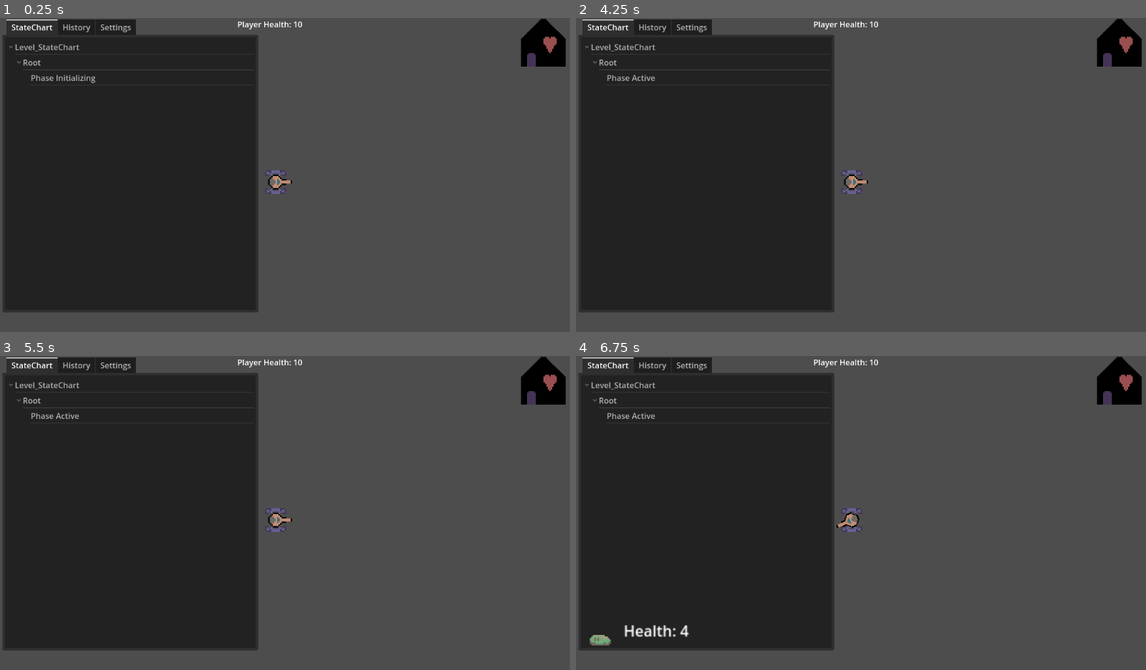
Above: before the commit, frames 1-4 (two rows, left to right).
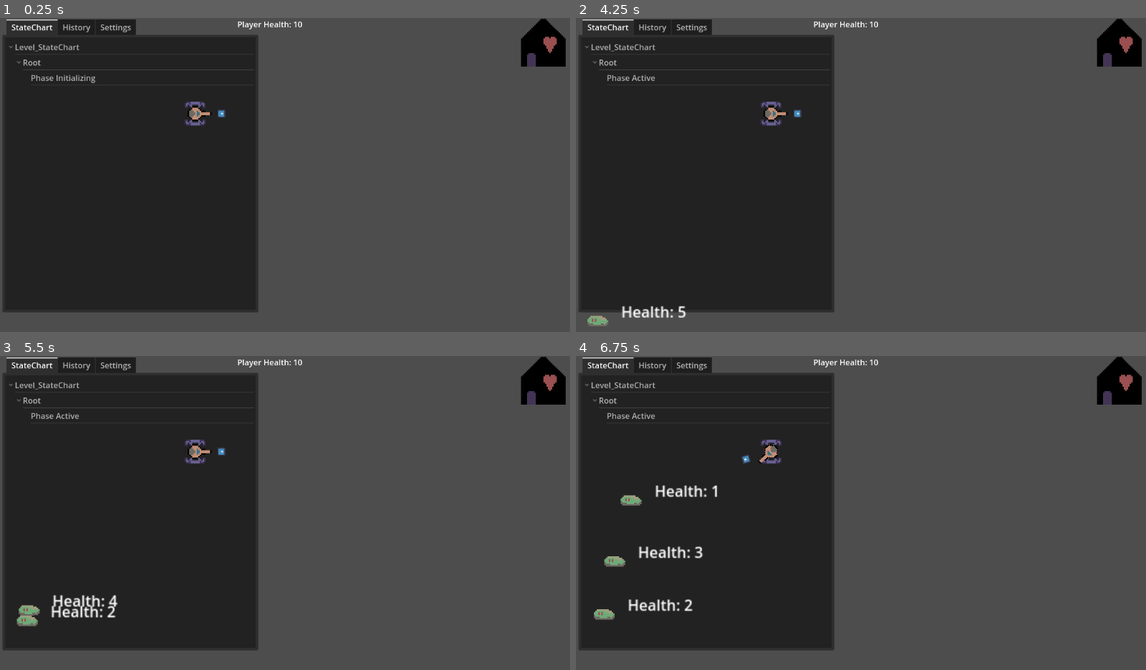
Above: after the commit, the same moments.

Repository: Jehree/GD4-TowerDefense
Game: Godot game, scene res://Scenes/Level01.tscn
Two runs of this game, one before a commit and one after it. Both use one fixed random seed, a clock stepped at 60 frames per second and the inputs below. The engine's default icon, where the game draws it, is replaced by a stand-in: a white triangle on a blue panel in a dark square.
Inputs:
- Up to frame 1 (0.25 s): no input
- Up to frame 2 (4.25 s): tap Enter (ui_accept) at 0.5, 0.77, 1.25, 1.52, 2, 2.75, 3.02, 3.5, 3.77 s; hold Shift 0.53-1.28 s; tap Shift at 1.35, 2.85 s; hold Shift 2.03-2.78 s; hold Shift from 3.53 s (still down)
- Up to frame 3 (5.5 s): release Shift at 4.28 s; tap Shift at 4.35 s; tap Enter (ui_accept) at 4.52 s; hold Shift from 5.03 s (still down)
- Up to frame 4 (6.75 s): release Shift at 5.78 s; tap Shift at 5.85 s; tap Enter (ui_accept) at 6.02 s; hold Shift from 6.53 s (still down)

The runs differ from the first frame. In frame 1, 0.4% of the frame differs, in the area x 32-52%, y 26-57%; in frame 2, 0.8%; in frame 3, 1.2%; in frame 4, 1.9%, in the area x 2-51%, y 26-93%.

Commit message:
got speed based turret rotation/ priority targeting workinggit add .

Diff:
--- a/Prefabs/basic_turret.tscn
+++ b/Prefabs/basic_turret.tscn
@@ -1,21 +1,29 @@
-[gd_scene load_steps=10 format=3 uid="uid://d3h3hkhvoekk5"]
+[gd_scene load_steps=13 format=3 uid="uid://d3h3hkhvoekk5"]
 
 [ext_resource type="Script" path="res://Scripts/turret.gd" id="1_3lr8o"]
 [ext_resource type="Texture2D" uid="uid://cg46g73crgrwe" path="res://Sprites/turret base.png" id="2_nimrw"]
+[ext_resource type="Texture2D" uid="uid://conxl4tvl53xu" path="res://Sprites/icon.svg" id="3_1k7vs"]
 [ext_resource type="Texture2D" uid="uid://csvnjbb835v6" path="res://Sprites/turret gun.png" id="3_bqss5"]
 [ext_resource type="Script" path="res://addons/godot_state_charts/state_chart.gd" id="4_p7u0d"]
 [ext_resource type="Script" path="res://addons/godot_state_charts/compound_state.gd" id="5_4xj8v"]
 [ext_resource type="Script" path="res://addons/godot_state_charts/atomic_state.gd" id="6_0bpvb"]
 [ext_resource type="Script" path="res://addons/godot_state_charts/transition.gd" id="7_mrqug"]
 [ext_resource type="PackedScene" uid="uid://bcwkugn6v3oy7" path="res://addons/godot_state_charts/utilities/state_chart_debugger.tscn" id="8_f2xvv"]
+[ext_resource type="Script" path="res://addons/godot_state_charts/state_is_active_guard.gd" id="9_0s4uw"]
 
 [sub_resource type="CircleShape2D" id="CircleShape2D_o87t2"]
-radius = 183.678
+radius = 119.723
+
+[sub_resource type="Resource" id="Resource_oj5p1"]
+script = ExtResource("9_0s4uw")
+state = NodePath("..")
 
 [node name="Basic_Turret" type="Node2D"]
+position = Vector2(-3, 2)
 scale = Vector2(3, 3)
 script = ExtResource("1_3lr8o")
 targetSwapDelay = 2.0
+rotationSpeed = 4.0
 priorityOverrideHealthThreshold = 0.5
 enemyPriorityList = Array[int]([2, 1, 0])
 
@@ -24,16 +32,24 @@
 texture_repeat = 1
 texture = ExtResource("2_nimrw")
 
-[node name="Gun" type="Node2D" parent="."]
+[node name="Target_Tracker" type="Node2D" parent="."]
 
-[node name="Sprite2D_Gun" type="Sprite2D" parent="Gun"]
+[node name="Sprite2D" type="Sprite2D" parent="Target_Tracker"]
+position = Vector2(17.6667, 1.52588e-05)
+rotation = 1.57079
+scale = Vector2(0.0440937, 0.0440937)
+texture = ExtResource("3_1k7vs")
+
+[node name="Gun_Barrel" type="Node2D" parent="."]
+
+[node name="Sprite2D_Gun" type="Sprite2D" parent="Gun_Barrel"]
 texture_filter = 1
 texture_repeat = 1
 rotation = 1.57079
 texture = ExtResource("3_bqss5")
 offset = Vector2(0, -3)
 
-[node name="Barrel_End" type="Node2D" parent="Gun"]
+[node name="Barrel_End" type="Node2D" parent="Gun_Barrel"]
 position = Vector2(11, -3.05176e-05)
 
 [node name="Detection_Area" type="Area2D" parent="."]
@@ -55,6 +71,7 @@
 script = ExtResource("7_mrqug")
 to = NodePath("../../Targeting")
 event = &"targeting"
+guard = SubResource("Resource_oj5p1")
 
 [node name="Targeting" type="Node" parent="Turret_StateChart/Root"]
 script = ExtResource("6_0bpvb")
@@ -78,5 +95,6 @@
 [connection signal="area_exited" from="Detection_Area" to="." method="_on_detection_area_area_exited"]
 [connection signal="state_entered" from="Turret_StateChart/Root/Targeting" to="." method="_on_targeting_state_entered"]
 [connection signal="state_exited" from="Turret_StateChart/Root/Targeting" to="." method="_on_targeting_state_exited"]
+[connection signal="state_physics_processing" from="Turret_StateChart/Root/Targeting" to="." method="_on_targeting_state_physics_processing"]
 [connection signal="state_processing" from="Turret_StateChart/Root/Targeting" to="." method="_on_targeting_state_processing"]
 [connection signal="timeout" from="Target_Swap_Timer" to="." method="_on_target_swap_timer_timeout"]
--- a/Resources/Phases/TestingPhase/TESTING_PHASE.tres
+++ b/Resources/Phases/TestingPhase/TESTING_PHASE.tres
@@ -13,5 +13,5 @@
 enemy01_res = ExtResource("1_o8vmh")
 enemy02_res = ExtResource("2_ppay4")
 enemy03_res = ExtResource("3_vdni4")
-timeBetweenSpawns = 3.0
+timeBetweenSpawns = 1.0
 phaseCooldown = 3.0
--- a/Scenes/Level01.tscn
+++ b/Scenes/Level01.tscn
@@ -31,10 +31,11 @@
 offset_right = 520.0
 offset_bottom = 594.0
 initial_node_to_watch = NodePath("../Level_StateChart")
+metadata/_edit_use_anchors_ = true
 
 [node name="Level_Controller" type="Node" parent="."]
 script = ExtResource("5_qh4mb")
-phases = Array[Resource("res://Scripts/level_phase_resource.gd")]([ExtResource("3_hdw1t"), ExtResource("3_hdw1t")])
+phases = Array[Resource("res://Scripts/level_phase_resource.gd")]([ExtResource("3_hdw1t")])
 
 [node name="Phase_Cooldown" type="Timer" parent="Level_Controller"]
 unique_name_in_owner = true
@@ -85,6 +86,7 @@
 offset_bottom = 27.0
 text = "Current Player Health: 0"
 script = ExtResource("3_8aa4j")
+metadata/_edit_use_anchors_ = true
 
 [node name="Level_StateChart" type="Node" parent="."]
 unique_name_in_owner = true
@@ -127,7 +129,7 @@
 event = &"phase_init"
 
 [node name="Basic_Turret" parent="." instance=ExtResource("12_0rquj")]
-position = Vector2(555, 331)
+position = Vector2(393, 193)
 
 [connection signal="timeout" from="Level_Controller/Phase_Cooldown" to="Level_Controller" method="_on_phase_cooldown_timeout"]
 [connection signal="END_OF_PHASE" from="Enemy_Spawner" to="Level_Controller" method="_on_enemy_spawner_end_of_phase"]
--- a/Scripts/enemy_spawner.gd
+++ b/Scripts/enemy_spawner.gd
@@ -5,7 +5,6 @@
 @onready var spawnCooldownTimer:Timer = %Spawn_Cooldown
 var enemyToInstantiate = preload("res://Prefabs/Enemy.tscn")
 var enemyOrder:Array[Enemy_Resource] = []
-
 
 func ReceiveEnemyOrder(newOrder:Array[Enemy_Resource], timeBetweenSpawns:float) -> void:
 	enemyOrder = newOrder
--- a/Scripts/turret.gd
+++ b/Scripts/turret.gd
@@ -1,27 +1,16 @@
 extends Node2D
 
 @export var targetSwapDelay:float
+@export var rotationSpeed := 2.0
 @export_range(0, 1) var priorityOverrideHealthThreshold:float
 @export var enemyPriorityList: Array[ENM.EnemyType]
 
+@onready var gunBarrel := $Gun_Barrel
+@onready var targetTracker := $Target_Tracker
+@onready var stateChart:StateChart = $Turret_StateChart
 
-@onready var gun := $Gun
-@onready var stateChart:StateChart = $Turret_StateChart
 var detectedEnemiesDict: Dictionary = {}
-var targetedEnemyKey := ""
-
-func GetNewestEnemyKey() -> String:
-	var iterCounter:int = 0
-	for key in detectedEnemiesDict:
-		iterCounter += 1
-		if iterCounter == detectedEnemiesDict.size():
-			return key
-	return targetedEnemyKey
-
-
-func GetOldestEnemyKey() -> String:
-	for key in detectedEnemiesDict:return key
-	return targetedEnemyKey
+var targetedEnemyTrackerKey := ""
 
 
 func GetHighestPriorityEnemyKey() -> String:
@@ -29,7 +18,7 @@
 		for key in detectedEnemiesDict:
 			if enemyType == detectedEnemiesDict[key].enemyType:
 				return key
-	return targetedEnemyKey
+	return targetedEnemyTrackerKey
 
 
 func StartTargetSwapTimer() -> void:
@@ -42,11 +31,7 @@
 	var enemyNode = area.get_parent()
 	if enemyNode.is_in_group("Enemy"):
 		detectedEnemiesDict[enemyNode.name] = enemyNode
-		targetedEnemyKey = GetOldestEnemyKey()
 		ToTargetingState()
-		print("target swap timer started")
-		StartTargetSwapTimer()
-
 
 func _on_detection_area_area_exited(area: Area2D) -> void:
 	var enemyNode = area.get_parent()
@@ -55,22 +40,29 @@
 
 		if detectedEnemiesDict.size() == 0:
 			ToIdleState()
-		else:
-			targetedEnemyKey = GetOldestEnemyKey()
 
 func _on_target_swap_timer_timeout() -> void:
-	targetedEnemyKey = GetHighestPriorityEnemyKey()
+	targetedEnemyTrackerKey = GetHighestPriorityEnemyKey()
+	print("target swap timeout!!")
 # ^----- SIGNAL FUNCS -----^
 
 # v----- STATE CHART FUNCS -----v
 func _on_targeting_state_processing(delta) -> void:
-	gun.look_at(detectedEnemiesDict[targetedEnemyKey].global_position)
+	targetTracker.look_at(detectedEnemiesDict[targetedEnemyTrackerKey].global_position)
+
+	if targetTracker.rotation > gunBarrel.rotation:
+		gunBarrel.rotate(delta * rotationSpeed)
+	elif targetTracker.rotation < gunBarrel.rotation:
+		gunBarrel.rotate(delta * -rotationSpeed)
+
 
 func _on_targeting_state_entered() -> void:
-	targetedEnemyKey = GetHighestPriorityEnemyKey()
+	targetedEnemyTrackerKey = GetHighestPriorityEnemyKey()
+	print("target swap timer started")
+	StartTargetSwapTimer()
 
 func _on_targeting_state_exited() -> void:
-	targetedEnemyKey = ""
+	targetedEnemyTrackerKey = ""
 	$Target_Swap_Timer.stop()
 # ^----- STATE CHART FUNCS -----^
 
